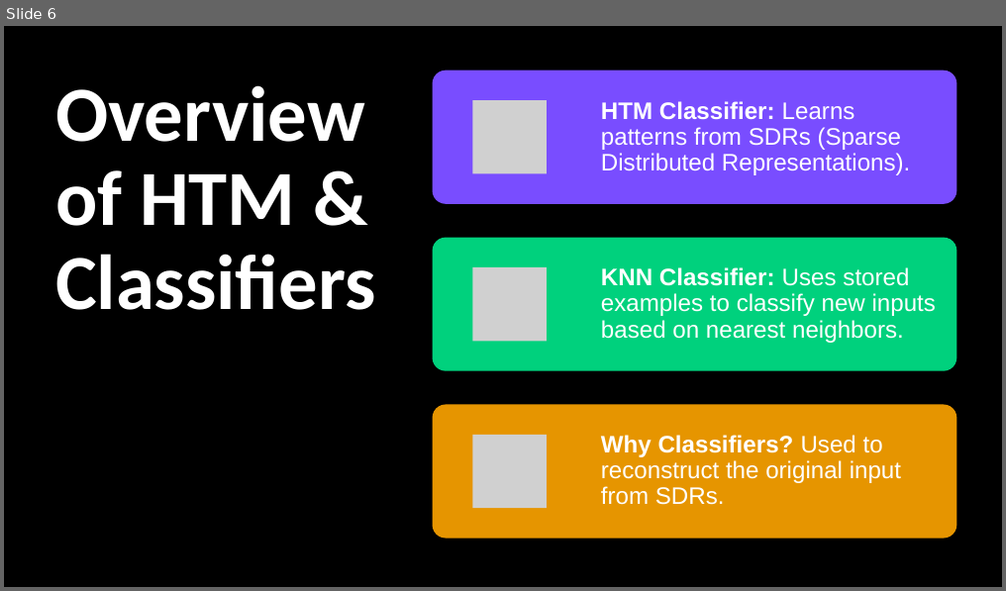
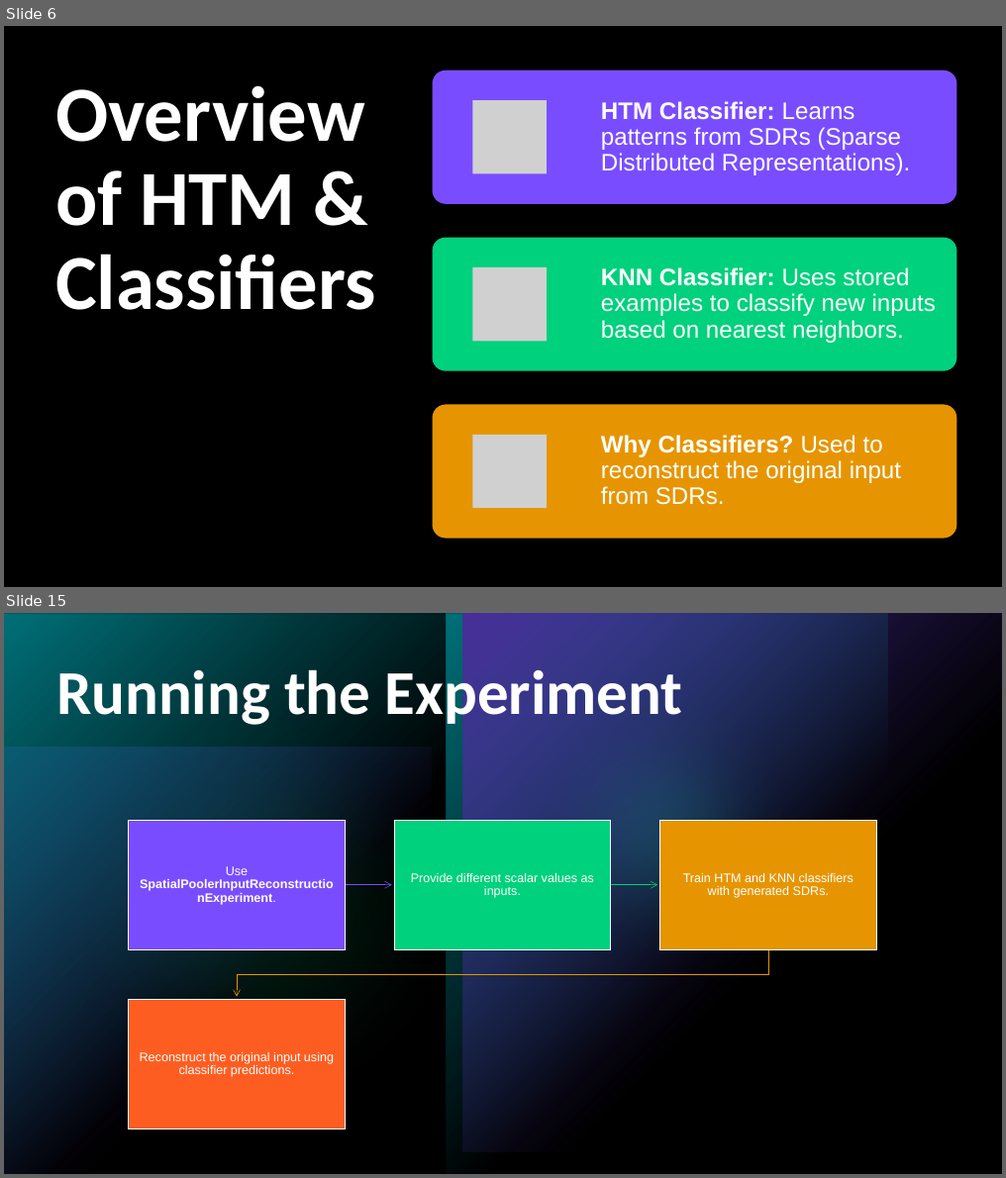
Before and after one commit to prnshubn/neocortexapi-team-untitled, a slide deck: source/Documentation_Team_Untitled/Team_Untitled_Presentation.pptx. Shown one above the other, each under a label of ours: slide 6 before the commit, slides 6 and 15 after it; the slides between them are not shown. The pictures are 1006x591 and 1006x1178 pixels, drawn with LibreOffice and Linux fonts; fonts in the diff are those of the drawing; grey boxes stand for pictures. Boxes give left, top, right and bottom in pixels: in the first picture for what was removed or moved away, otherwise in the second. Text is boxed around its words. In the diff, an @@ line names an element or a change of style, - is before the commit and + after.

Commit message:
Added flow diagram,Methodologies,Classifier process in PPT

```diff
--- a/source/Documentation_Team_Untitled/Team_Untitled_Presentation.pptx
+++ b/source/Documentation_Team_Untitled/Team_Untitled_Presentation.pptx
@@ slide 15 added at [4,613,1002,1174], background #000000; not listed: 5 template elements that a slide beside it also shows @@
@@ rectangle added at [4,613,1002,1174], fill #000000 at 40% opacity @@
@@ title added at [56,663,683,730], 60 pt, text #FFFFFF, bold @@
+Running the Experiment
@@ ellipse added at [475,646,829,998], fill #00D17D at 60% opacity @@
@@ group added at [129,820,877,1129]: 4 rectangles, 4 texts, 3 freeform shapes @@
+Use SpatialPoolerInputReconstructionExperiment.
+Provide different scalar values as inputs.
+Train HTM and KNN classifiers with generated SDRs.
+Reconstruct the original input using classifier predictions.
```
Also in this commit, not shown: 9 other slides added.
